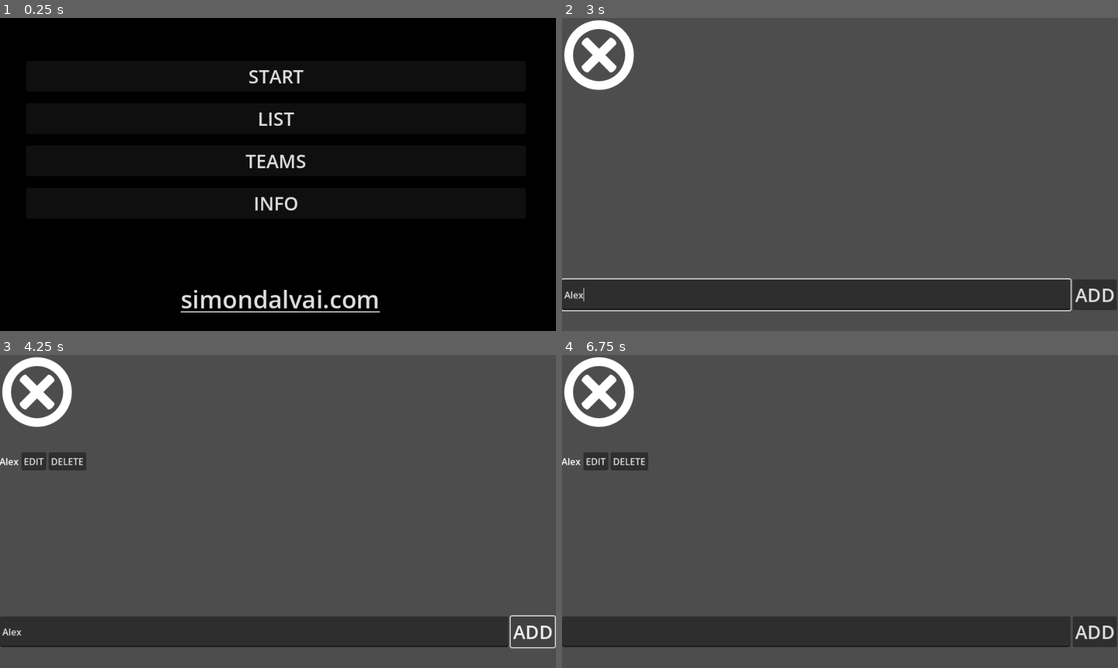
Above: before the commit, frames 1-4 (two rows, left to right).
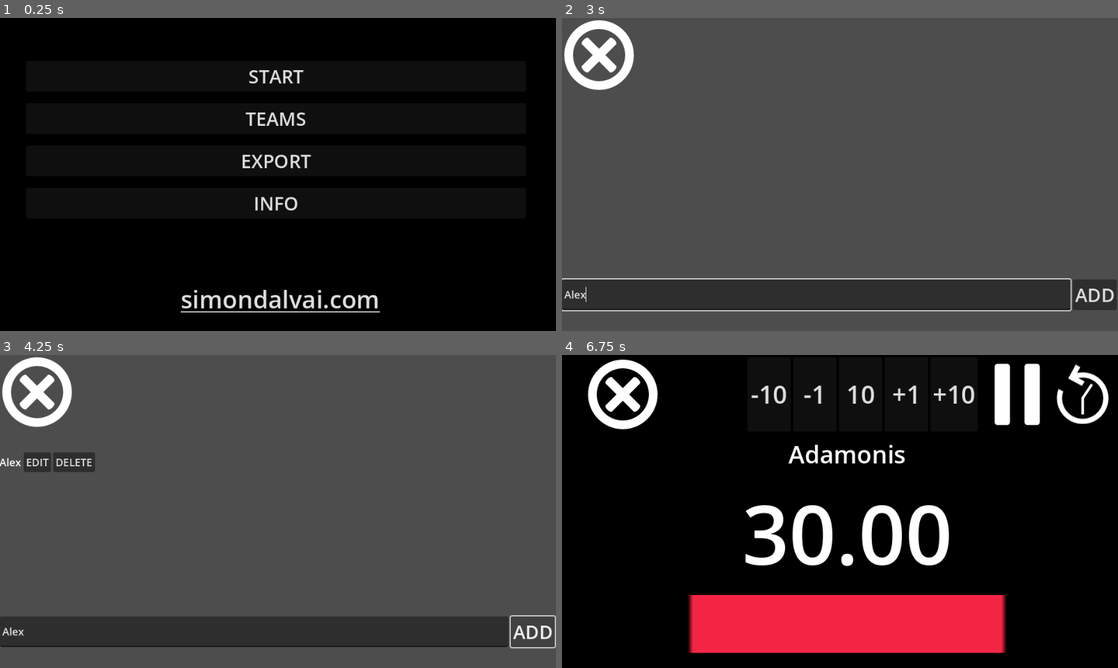
Above: after the commit, the same moments.

Repository: dulvui/condor
Game: Godot game, scene res://src/menu/Menu.tscn
Two runs of this game, one before a commit and one after it. Both use one fixed random seed, a clock stepped at 60 frames per second and the inputs below. Sound files missing from this copy of the repository are replaced by a short silence.
Inputs (mouse positions are in pixels of both pictures, inside the frame that each line leads up to):
- Up to frame 1 (0.25 s): no input
- Up to frame 2 (3 s): click (840, 118) at 0.5 s, where only the run before the commit has a clickable "LIST"; click (600, 55) at 1.25 s; click "TEAMS" at 2 s; click (817, 293) at 2.77 s; type "Alex" at 2.85 s
- Up to frame 3 (4.25 s): click "ADD" at 3.5 s
- Up to frame 4 (6.75 s): click (600, 392) at 4.25 s; click (840, 498) at 5 s, where only the run after the commit has a clickable "EXPORT"; click (840, 414) at 5.75 s, where only the run after the commit has a clickable "START"; click (912, 505) at 6.5 s, where only the run after the commit has a clickable "AUCTION"

The runs differ from the first frame. In frame 1, 0.6% of the frame differs, in the area x 43-56%, y 30-48%; in frame 2, less than 0.1%; in frame 3, 0.5%; in frame 4, 99%, in the area x 0-100%, y 0-100%.

Commit message:
create main view with list and timer

Diff:
--- /dev/null
+++ b/app/fanta_theme.tres
@@ -0,0 +1,4 @@
+[gd_resource type="Theme" format=3 uid="uid://ctqg0on3ebbdy"]
+
+[resource]
+default_font_size = 18
--- a/app/project.godot
+++ b/app/project.godot
@@ -25,6 +25,10 @@
 window/size/viewport_height=540
 window/stretch/mode="viewport"
 
+[gui]
+
+theme/custom="res://fanta_theme.tres"
+
 [rendering]
 
 renderer/rendering_method="gl_compatibility"
--- a/app/src/Config.gd
+++ b/app/src/Config.gd
@@ -7,10 +7,15 @@
 var config:ConfigFile
 
 var active_time:int
+
+var teams:Array
+var budget:int = 500
+
 var players:Dictionary
-var teams:Array
+var active_position:int = 0
+var active_player:int = 0
 
-var budget:int = 500
+
 
 # Called when the node enters the scene tree for the first time.
 func _ready() -> void:
@@ -18,12 +23,16 @@
 	config.load("user://settings.cfg")
 	active_time = config.get_value("settings", "active_time", 30)
 	players = config.get_value("data", "players", {})
+	active_player = config.get_value("data", "active_player", 0)
+	active_position = config.get_value("data", "active_position", 0)
 	teams = config.get_value("data", "teams", [])
 
 func save_all_data() -> void:
 	config.set_value("settings","active_time",active_time)
 	config.set_value("data","players",players)
 	config.set_value("data","teams",teams)
+	config.set_value("data","active_position",active_position)
+	config.set_value("data","active_player",active_player)
 	config.save("user://settings.cfg")
 
 # save on quit on mobile
--- a/app/src/main/Main.gd
+++ b/app/src/main/Main.gd
@@ -4,11 +4,28 @@
 
 extends Control
 
-const timer:PackedScene = preload("res://src/timer/Timer.tscn")
+const AuctionTimer:PackedScene = preload("res://src/timer/Timer.tscn")
+
+@onready var player_list:Control = $PlayerList
+@onready var player_label:Label = $ActivePlayer
+
+var current_player:Dictionary
 
 func _ready() -> void:
+	current_player = player_list.current_player()
+	player_label.text = player_list.player_to_string(current_player)
+
+func _process(delta: float) -> void:
 	pass
 
 
-func _process(delta: float) -> void:
-	pass
+func _on_button_pressed() -> void:
+	current_player = player_list.next_player()
+	player_label.text = player_list.player_to_string(current_player)
+
+
+
+func _on_auction_pressed() -> void:
+	var timer = AuctionTimer.instantiate()
+	timer.set_player(current_player)
+	add_child(timer)
--- a/app/src/main/Main.tscn
+++ b/app/src/main/Main.tscn
@@ -1,6 +1,7 @@
-[gd_scene load_steps=2 format=3 uid="uid://d4i873ru2skmw"]
+[gd_scene load_steps=3 format=3 uid="uid://d4i873ru2skmw"]
 
 [ext_resource type="Script" path="res://src/main/Main.gd" id="1_labyq"]
+[ext_resource type="PackedScene" uid="uid://cmxee5ywoanvl" path="res://src/player-list/PlayerList.tscn" id="2_o4m2h"]
 
 [node name="Main" type="Control"]
 layout_mode = 3
@@ -10,3 +11,36 @@
 grow_horizontal = 2
 grow_vertical = 2
 script = ExtResource("1_labyq")
+
+[node name="PlayerList" parent="." instance=ExtResource("2_o4m2h")]
+layout_mode = 1
+anchors_preset = 9
+anchor_right = 0.0
+offset_right = 360.0
+grow_horizontal = 1
+
+[node name="ActivePlayer" type="Label" parent="."]
+layout_mode = 0
+offset_left = 416.0
+offset_top = 16.0
+offset_right = 704.0
+offset_bottom = 42.0
+
+[node name="Skip" type="Button" parent="."]
+layout_mode = 0
+offset_left = 776.0
+offset_top = 240.0
+offset_right = 830.0
+offset_bottom = 274.0
+text = "SKIP"
+
+[node name="Auction" type="Button" parent="."]
+layout_mode = 0
+offset_left = 560.0
+offset_top = 240.0
+offset_right = 614.0
+offset_bottom = 274.0
+text = "AUCTION"
+
+[connection signal="pressed" from="Skip" to="." method="_on_button_pressed"]
+[connection signal="pressed" from="Auction" to="." method="_on_auction_pressed"]
--- a/app/src/menu/Menu.gd
+++ b/app/src/menu/Menu.gd
@@ -11,9 +11,5 @@
 func _on_credits_pressed() -> void:
 	pass # Replace with function body.
 
-func _on_list_pressed() -> void:
-	get_tree().change_scene_to_file("res://src/player-list/PlayerList.tscn")
-
-
 func _on_teams_pressed() -> void:
 	get_tree().change_scene_to_file("res://src/teams/Teams.tscn")
--- a/app/src/menu/Menu.tscn
+++ b/app/src/menu/Menu.tscn
@@ -39,15 +39,15 @@
 theme_override_font_sizes/font_size = 32
 text = "START"
 
-[node name="List" type="Button" parent="VBoxContainer"]
-layout_mode = 2
-theme_override_font_sizes/font_size = 32
-text = "LIST"
-
 [node name="Teams" type="Button" parent="VBoxContainer"]
 layout_mode = 2
 theme_override_font_sizes/font_size = 32
 text = "TEAMS"
+
+[node name="Export" type="Button" parent="VBoxContainer"]
+layout_mode = 2
+theme_override_font_sizes/font_size = 32
+text = "EXPORT"
 
 [node name="Credits" type="Button" parent="VBoxContainer"]
 layout_mode = 2
@@ -75,6 +75,5 @@
 metadata/_edit_use_anchors_ = true
 
 [connection signal="pressed" from="VBoxContainer/Start" to="." method="_on_start_pressed"]
-[connection signal="pressed" from="VBoxContainer/List" to="." method="_on_list_pressed"]
 [connection signal="pressed" from="VBoxContainer/Teams" to="." method="_on_teams_pressed"]
 [connection signal="pressed" from="VBoxContainer/Credits" to="." method="_on_credits_pressed"]
--- a/app/src/player-list/PlayerList.gd
+++ b/app/src/player-list/PlayerList.gd
@@ -4,38 +4,39 @@
 
 extends Control
 
-@onready var goalkeepers = $TabContainer/POR
-@onready var defenders = $TabContainer/DIF
-@onready var midfielders = $TabContainer/CEN
-@onready var attackers = $TabContainer/ATT
-
+@onready var table:GridContainer = $ScrollContainer/GridContainer
 
 var list_path:String = "res://assets/players/players_05082023.csv"
+
+const POSITIONS = ["P", "D", "C", "A"]
 
 
 func _ready() -> void:
 	if Config.players.is_empty():
-		Config.players = {
-			"P" : [],
-			"D" : [],
-			"C" : [],
-			"A" : [],
-		}
+		for pos in POSITIONS:
+			Config.players[pos] = []
+
 		var file:FileAccess = FileAccess.open(list_path, FileAccess.READ)
 		_init_players(file)
 
-	for player in Config.players["P"]:
-		goalkeepers.add_text(player_to_string(player) + "\n")
+	for pos in POSITIONS:
+		for player in Config.players[pos]:
+			var label:Label = Label.new()
+			label.text = player_to_string(player)
+			table.add_child(label)
 
-	for player in Config.players["D"]:
-		defenders.add_text(player_to_string(player) + "\n")
+func current_player() -> Dictionary:
+	return Config.players[POSITIONS[Config.active_position]][Config.active_player]
 
-	for player in Config.players["C"]:
-		midfielders.add_text(player_to_string(player) + "\n")
-
-	for player in Config.players["A"]:
-		attackers.add_text(player_to_string(player) + "\n")
-
+func next_player() -> Dictionary:
+	if Config.active_player + 1 < Config.players[POSITIONS[Config.active_position]].size():
+		Config.active_player += 1
+		return current_player()
+	elif Config.active_position + 1  < POSITIONS.size():
+		Config.active_position += 1
+		Config.active_player = 0
+		return current_player()
+	return {}
 
 func _on_file_dialog_file_selected(path: String) -> void:
 	list_path = path
@@ -57,7 +58,11 @@
 		# check if not empty
 		if not line[0]:
 			break
-		Config.players[line[1]].append(_get_player(line))
+		var pos = line[1]
+		Config.players[pos].append(_get_player(line))
+
+	for pos in POSITIONS:
+		Config.players[pos].sort_custom(func(a, b): return a.name < b.name)
 
 func _get_player(line:Array) -> Dictionary:
 	return {
@@ -71,7 +76,7 @@
 	}
 
 func player_to_string(player:Dictionary) -> String:
-	return "%s %s %s"%[player["name"],player["team"],player["price_initial"]]
+	return "%s %s %s %s"%[player["position"],player["team"],player["price_initial"],player["name"]]
 
 
 
--- a/app/src/player-list/PlayerList.tscn
+++ b/app/src/player-list/PlayerList.tscn
@@ -1,7 +1,6 @@
-[gd_scene load_steps=3 format=3 uid="uid://cmxee5ywoanvl"]
+[gd_scene load_steps=2 format=3 uid="uid://cmxee5ywoanvl"]
 
 [ext_resource type="Script" path="res://src/player-list/PlayerList.gd" id="1_fcu3v"]
-[ext_resource type="Texture2D" uid="uid://78gth2yfhuwk" path="res://assets/cancel.png" id="2_whg6t"]
 
 [node name="PlayerList" type="Control"]
 layout_mode = 3
@@ -15,42 +14,22 @@
 [node name="FileDialog" type="FileDialog" parent="."]
 title = "Open a File"
 position = Vector2i(0, 36)
-size = Vector2i(493, 162)
+size = Vector2i(517, 245)
 ok_button_text = "Open"
 file_mode = 0
 access = 2
 filters = PackedStringArray("*.csv")
 
-[node name="Back" type="TextureButton" parent="."]
-offset_right = 128.0
-offset_bottom = 128.0
-texture_normal = ExtResource("2_whg6t")
-flip_h = true
-
-[node name="TabContainer" type="TabContainer" parent="."]
+[node name="ScrollContainer" type="ScrollContainer" parent="."]
 layout_mode = 1
 anchors_preset = 15
 anchor_right = 1.0
 anchor_bottom = 1.0
-offset_top = 144.0
 grow_horizontal = 2
 grow_vertical = 2
 
-[node name="POR" type="RichTextLabel" parent="TabContainer"]
-layout_mode = 2
-
-[node name="DIF" type="RichTextLabel" parent="TabContainer"]
-visible = false
-layout_mode = 2
-
-[node name="CEN" type="RichTextLabel" parent="TabContainer"]
-visible = false
-layout_mode = 2
-
-[node name="ATT" type="RichTextLabel" parent="TabContainer"]
-visible = false
+[node name="GridContainer" type="GridContainer" parent="ScrollContainer"]
 layout_mode = 2
 
 [connection signal="confirmed" from="FileDialog" to="." method="_on_file_dialog_confirmed"]
 [connection signal="file_selected" from="FileDialog" to="." method="_on_file_dialog_file_selected"]
-[connection signal="pressed" from="Back" to="." method="_on_back_pressed"]
--- a/app/src/teams/Teams.tscn
+++ b/app/src/teams/Teams.tscn
@@ -46,6 +46,7 @@
 text = "ADD"
 
 [node name="Back" type="TextureButton" parent="."]
+layout_mode = 0
 offset_right = 128.0
 offset_bottom = 128.0
 texture_normal = ExtResource("2_h0br7")
--- a/app/src/timer/Timer.gd
+++ b/app/src/timer/Timer.gd
@@ -17,10 +17,13 @@
 
 var finished:bool = false
 
+var active_player:Dictionary
 
 func _ready() -> void:
 	timer.wait_time = Config.active_time
 	time_label.text = "%2.2f"%timer.time_left
+
+	name_label.text = active_player.name
 
 func _process(delta: float) -> void:
 	if timer.is_stopped() and not finished:
@@ -32,7 +35,7 @@
 		sound.countdown(timer.time_left)
 
 func set_player(player:Dictionary):
-	name_label.text = player.name
+	active_player = player
 
 func _on_start_pressed() -> void:
 	finished = false
@@ -51,7 +54,7 @@
 
 
 func _on_back_pressed() -> void:
-	get_tree().change_scene_to_file("res://src/menu/Menu.tscn")
+	get_tree().change_scene_to_file("res://src/main/Main.tscn")
 
 
 func _on_bug_button_pressed() -> void:
